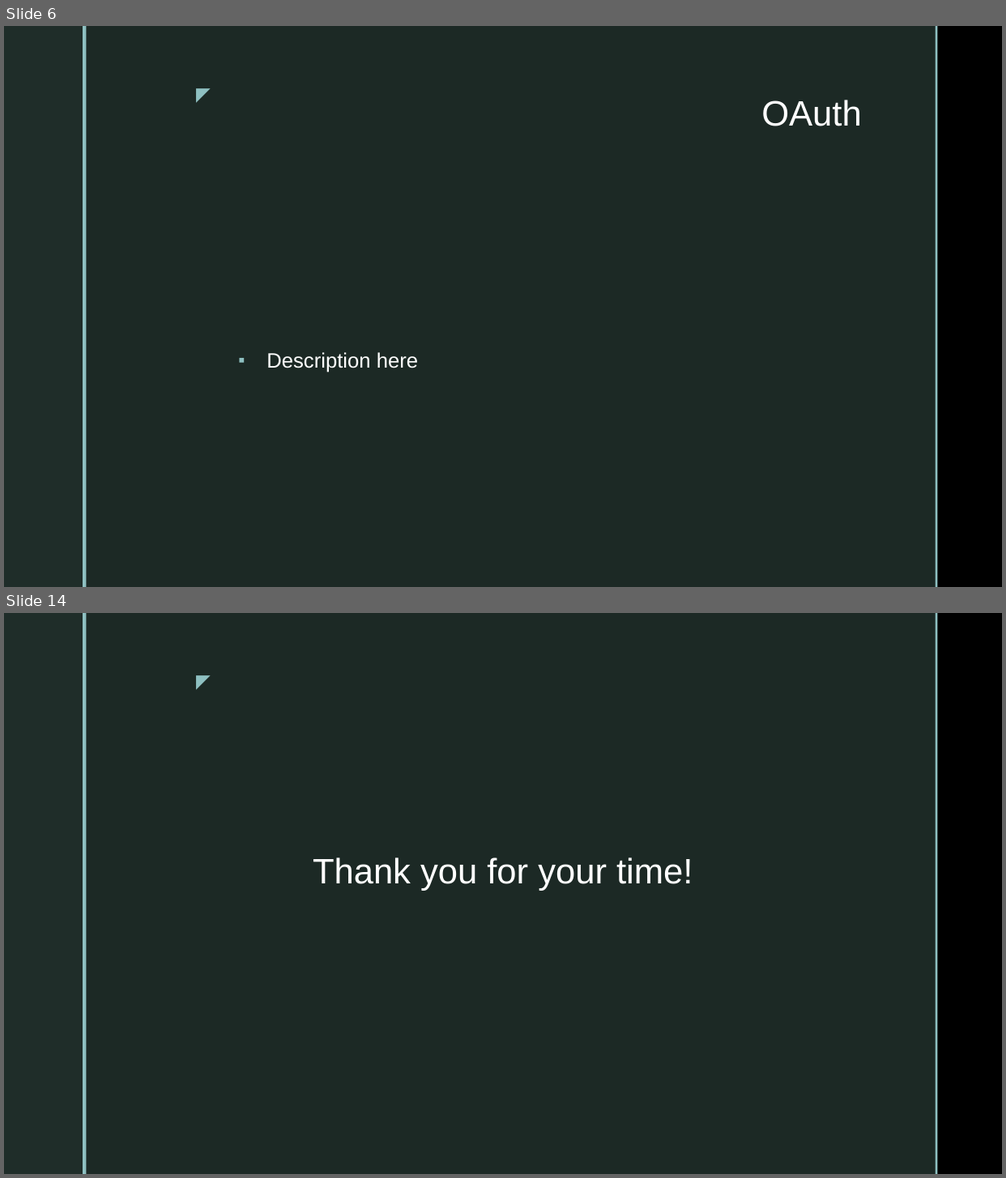
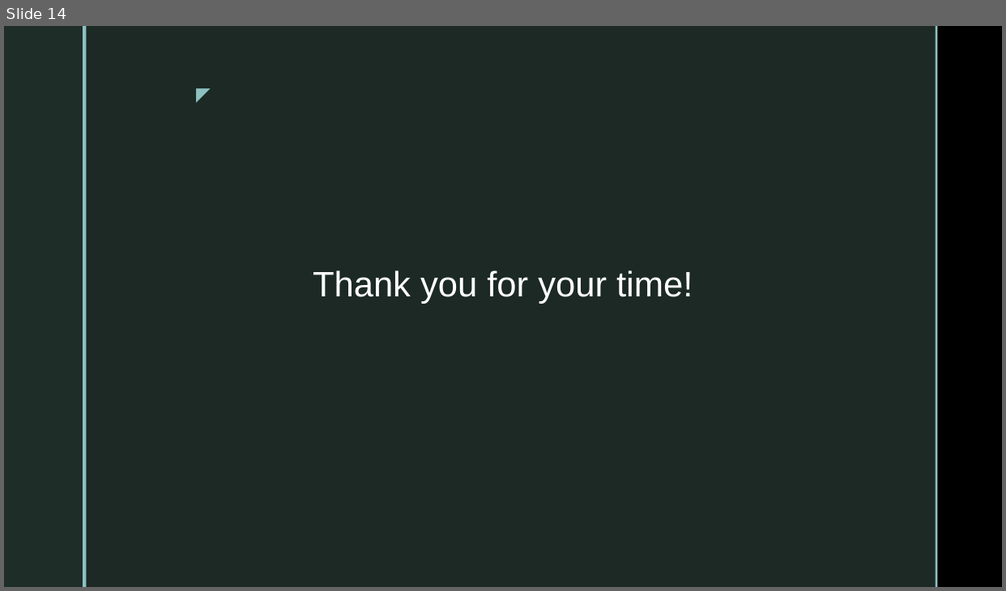
Before and after one commit to elizabethmhinz/CSD-370, a slide deck: module-1/Assignment 1.2 Presentation - Hinz.pptx. Shown one above the other, each under a label of ours: slides 6 and 14 before the commit, slide 14 after it; the slides between them are not shown. The pictures are 1006x1178 and 1006x591 pixels, drawn with LibreOffice and Linux fonts; fonts in the diff are those of the drawing; background and template pictures are left out. Boxes give left, top, right and bottom in pixels: in the first picture for what was removed or moved away, otherwise in the second. Text is boxed around its words. In the diff, an @@ line names an element or a change of style, - is before the commit and + after.

```diff
--- a/module-1/Assignment 1.2 Presentation - Hinz.pptx
+++ b/module-1/Assignment 1.2 Presentation - Hinz.pptx
@@ slide 6 removed at <box>4,26,1002,587</box>, background picture (left out); not listed: 5 template elements that a slide beside it also shows @@
@@ title removed at <box>761,100,861,126</box> @@
-OAuth
@@ text removed at <box>266,352,418,373</box> @@
-▪ Description here
```
Also in this commit, not shown: 1 slide changed, 13 slides added, 11 other slides removed, 2 other files.
